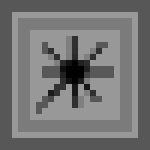
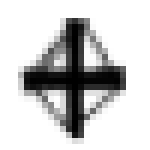
Layers edited between the first and the second 150px x 150px image:
renamed "bg 副本" to "变换", moved it above "icon", painted on it over [0,0,150,150]
painted on "icon" over [18,36,114,114]
